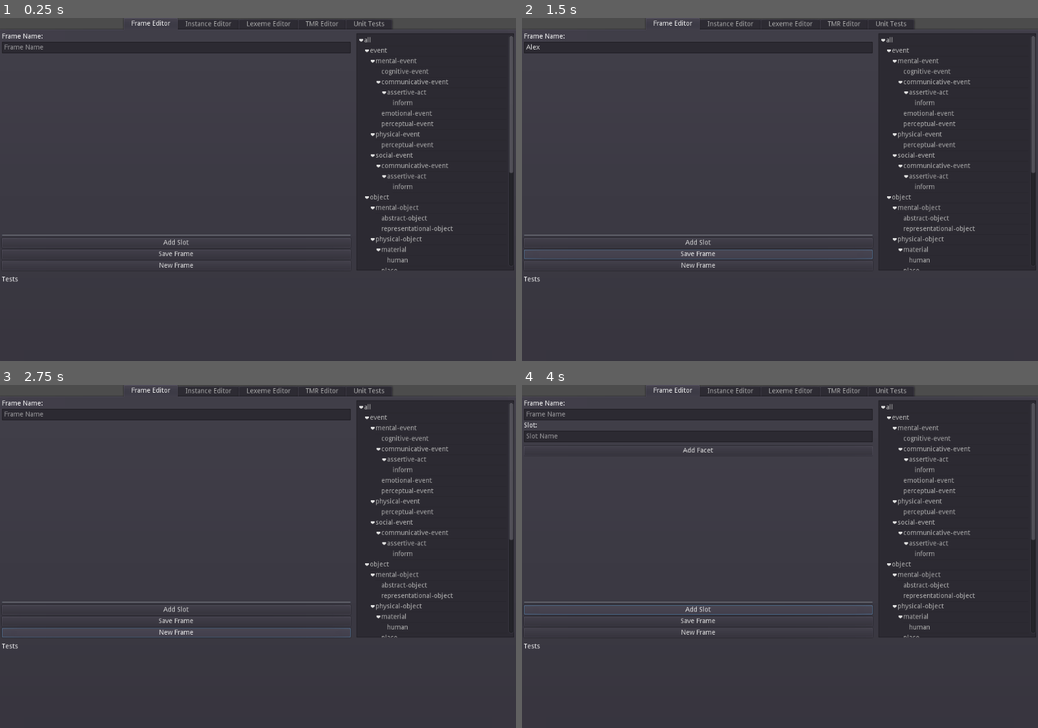
Above: before the commit, frames 1-4 (two rows, left to right).
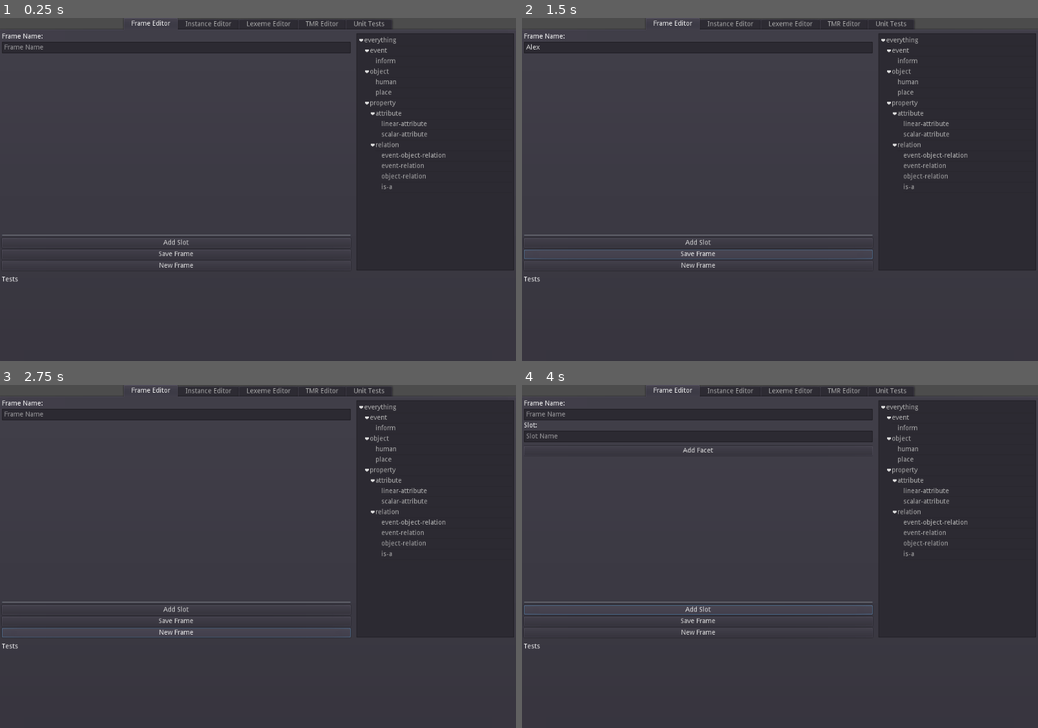
Above: after the commit, the same moments.

Repository: Eibriel/CompiAgent
Game: Godot game, scene res://MainScene.tscn
The game is run twice, just before and just after one commit, with the same random seed, the same clock (stepped at 60 frames per second) and the same inputs.
Inputs (mouse positions are in pixels of both pictures, inside the frame that each line leads up to):
- Up to frame 1 (0.25 s): no input
- Up to frame 2 (1.5 s): click (697, 48) at 0.52 s; type "Alex" at 0.6 s; click "Save Frame" at 1.25 s
- Up to frame 3 (2.75 s): click "New Frame" at 2 s
- Up to frame 4 (4 s): click "New Frame" at 2.75 s; click "Add Slot" at 3.5 s

The runs differ from the first frame. In frame 1, 1.7% of the frame differs, in the area x 70-100%, y 5-74%; in frame 2, 1.7%; in frame 3, 1.7%; in frame 4, 1.7%.

Commit message:
Cleaning up Ontology

Diff:
--- a/FrameEditor.gd
+++ b/FrameEditor.gd
@@ -90,7 +90,7 @@
 	var root_frame = frames_tree.create_item()
 	frames_tree.set_hide_root(true)
 
-	add_item_to_tree(frames_tree, root_frame, "all")
+	add_item_to_tree(frames_tree, root_frame, "everything")
 
 
 func _on_Tree_cell_selected():
--- a/frames.json
+++ b/frames.json
@@ -1,37 +1,8 @@
 {
-	"abstract-object": {
-		"is-a": {
-			"value": [
-				"mental-object"
-			]
-		}
-	},
 	"attribute": {
 		"is-a": {
 			"value": [
 				"property"
-			]
-		}
-	},
-	"cognitive-event": {
-		"is-a": {
-			"value": [
-				"mental-event"
-			]
-		}
-	},
-	"communicative-event": {
-		"is-a": {
-			"value": [
-				"social-event",
-				"mental-event"
-			]
-		}
-	},
-	"emotional-event": {
-		"is-a": {
-			"value": [
-				"mental-event"
 			]
 		}
 	},
@@ -43,7 +14,7 @@
 		},
 		"is-a": {
 			"value": [
-				"all"
+				"everything"
 			]
 		}
 	},
@@ -61,17 +32,10 @@
 			]
 		}
 	},
-	"geopolitical-entity": {
-		"is-a": {
-			"value": [
-				"social-object"
-			]
-		}
-	},
 	"human": {
 		"is-a": {
 			"value": [
-				"material"
+				"object"
 			]
 		}
 	},
@@ -82,31 +46,10 @@
 			]
 		}
 	},
-	"material": {
-		"is-a": {
-			"value": [
-				"physical-object"
-			]
-		}
-	},
-	"mental-event": {
-		"is-a": {
-			"value": [
-				"event"
-			]
-		}
-	},
-	"mental-object": {
-		"is-a": {
-			"value": [
-				"object"
-			]
-		}
-	},
 	"object": {
 		"is-a": {
 			"value": [
-				"all"
+				"everything"
 			]
 		}
 	},
@@ -117,46 +60,10 @@
 			]
 		}
 	},
-	"organization": {
-		"is-a": {
-			"value": [
-				"social-object"
-			]
-		}
-	},
-	"perceptual-event": {
-		"is-a": {
-			"value": [
-				"mental-event",
-				"physical-event"
-			]
-		}
-	},
-	"physical-event": {
-		"is-a": {
-			"value": [
-				"event"
-			]
-		}
-	},
-	"physical-object": {
-		"is-a": {
-			"value": [
-				"object"
-			]
-		}
-	},
-	"place": {
-		"is-a": {
-			"value": [
-				"physical-object"
-			]
-		}
-	},
 	"property": {
 		"is-a": {
 			"value": [
-				"all"
+				"everything"
 			]
 		}
 	},
@@ -167,45 +74,10 @@
 			]
 		}
 	},
-	"representational-object": {
-		"is-a": {
-			"value": [
-				"mental-object"
-			]
-		}
-	},
 	"scalar-attribute": {
 		"is-a": {
 			"value": [
 				"attribute"
-			]
-		}
-	},
-	"separable-entity": {
-		"is-a": {
-			"value": [
-				"physical-object"
-			]
-		}
-	},
-	"social-event": {
-		"is-a": {
-			"value": [
-				"event"
-			]
-		}
-	},
-	"social-object": {
-		"is-a": {
-			"value": [
-				"object"
-			]
-		}
-	},
-	"social-role": {
-		"is-a": {
-			"value": [
-				"social-object"
 			]
 		}
 	},
@@ -217,26 +89,19 @@
 		},
 		"domain": {
 			"sem": [
-				"*all"
+				"*everything"
 			]
 		},
 		"range": {
 			"sem": [
-				"*all"
+				"*everything"
 			]
 		}
 	},
-	"all": {
+	"everything": {
 		"description": {
 			"value": [
-				"\"Origin frame, source for all framessss\""
-			]
-		}
-	},
-	"assertive-act": {
-		"is-a": {
-			"value": [
-				"communicative-event"
+				"\"Origin frame, source for everything\""
 			]
 		}
 	},
@@ -244,11 +109,11 @@
 		"definition": {
 			"value": [
 				"\"the event of asserting something to provide information to another person or set of persons\""
-			],
+			]
 		},
 		"is-a": {
 			"value": [
-				"assertive-act"
+				"event"
 			]
 		},
 		"agent": {
@@ -261,5 +126,12 @@
 				"*event"
 			]
 		}
+	},
+	"place": {
+		"is-a": {
+			"value": [
+				"object"
+			]
+		}
 	}
 }
